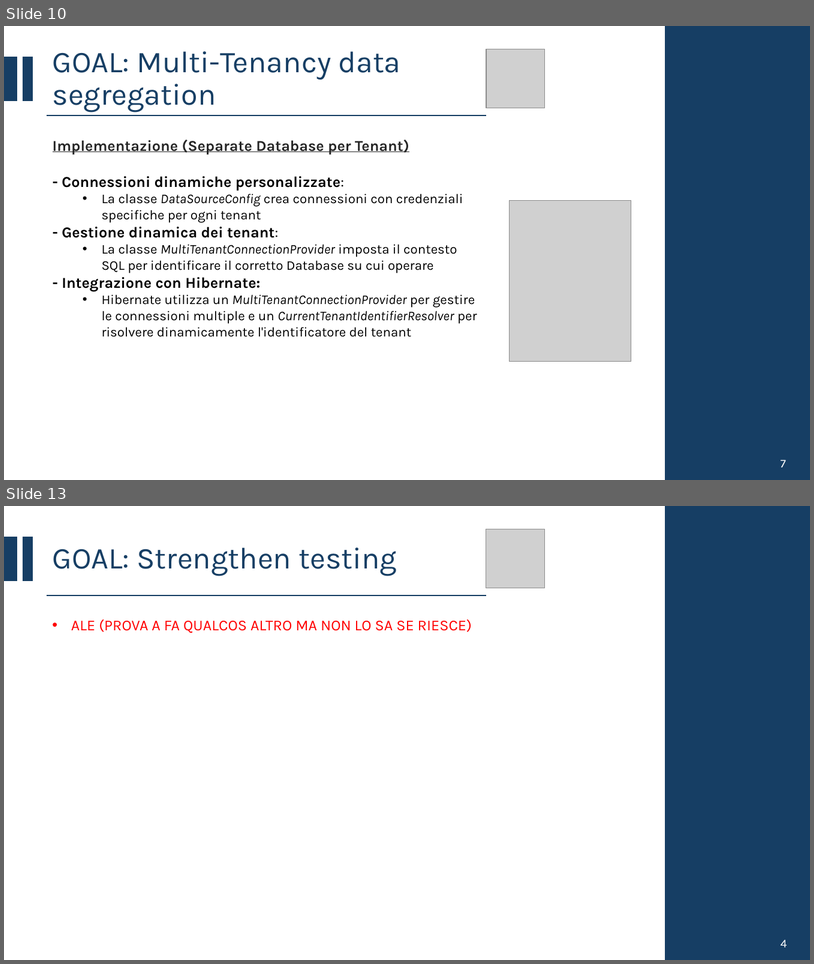
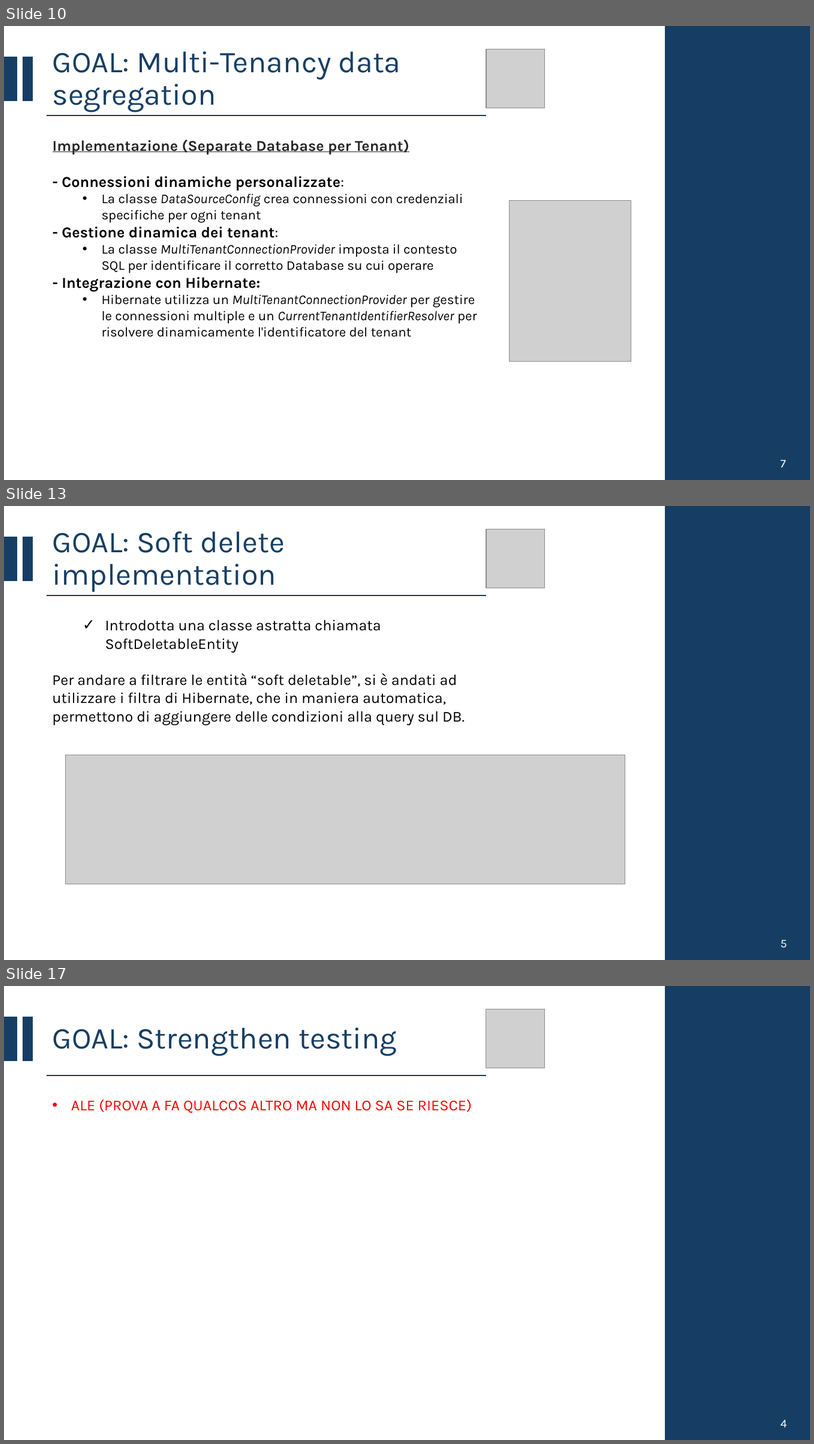
Before and after one commit to CSW-Teams/MS3-docs, a slide deck: ShiftsHappen/Sprint 3/CSW Sprint 3.pptx. Shown one above the other, each under a label of ours: slides 10 and 13 before the commit, slides 10, 13 and 17 after it; the slides between them are not shown. The pictures are 814x964 and 814x1444 pixels, drawn with LibreOffice and Linux fonts; fonts in the diff are those of the drawing; grey boxes stand for pictures. Boxes give left, top, right and bottom in pixels: in the first picture for what was removed or moved away, otherwise in the second. Text is boxed around its words. In the diff, an @@ line names an element or a change of style, - is before the commit and + after.

```diff
--- a/ShiftsHappen/Sprint 3/CSW Sprint 3.pptx
+++ b/ShiftsHappen/Sprint 3/CSW Sprint 3.pptx
@@ slide 13 added at (x1=4, y1=506, x2=810, y2=960), background #FFFFFF @@
@@ rectangle added at (x1=666, y1=506, x2=810, y2=960), fill #163E64, outline #163E64 1.5 pt @@
@@ rectangle added at (x1=4, y1=537, x2=17, y2=580), fill #163E64, outline #163E64 1.5 pt @@
@@ rectangle added at (x1=23, y1=537, x2=32, y2=580), fill #163E64, outline #163E64 1.5 pt @@
@@ title added at (x1=53, y1=531, x2=285, y2=592), 36 pt, text #163E64 @@
+GOAL: Soft delete implementation
@@ picture added at (x1=487, y1=529, x2=545, y2=588) @@
@@ line added from (47, 595) to (487, 595), #163E64 1.5 pt @@
@@ text added at (x1=52, y1=619, x2=465, y2=725), 18 pt, text #000000 @@
+  ✓ Introdotta una classe astratta chiamata SoftDeletableEntity
+Per andare a filtrare le entità “soft deletable”, si è andati ad utilizzare i filtra di Hibernate, che in maniera automatica, permettono di aggiungere delle condizioni alla query sul DB.
@@ picture added at (x1=66, y1=754, x2=625, y2=884) @@
@@ text added at (x1=781, y1=939, x2=788, y2=947), 14 pt, text #FFFFFF @@
+5
@@ what was slide 13 is now slide 17 @@
```
Also in this commit, not shown: 2 slides changed, 3 other slides added.
